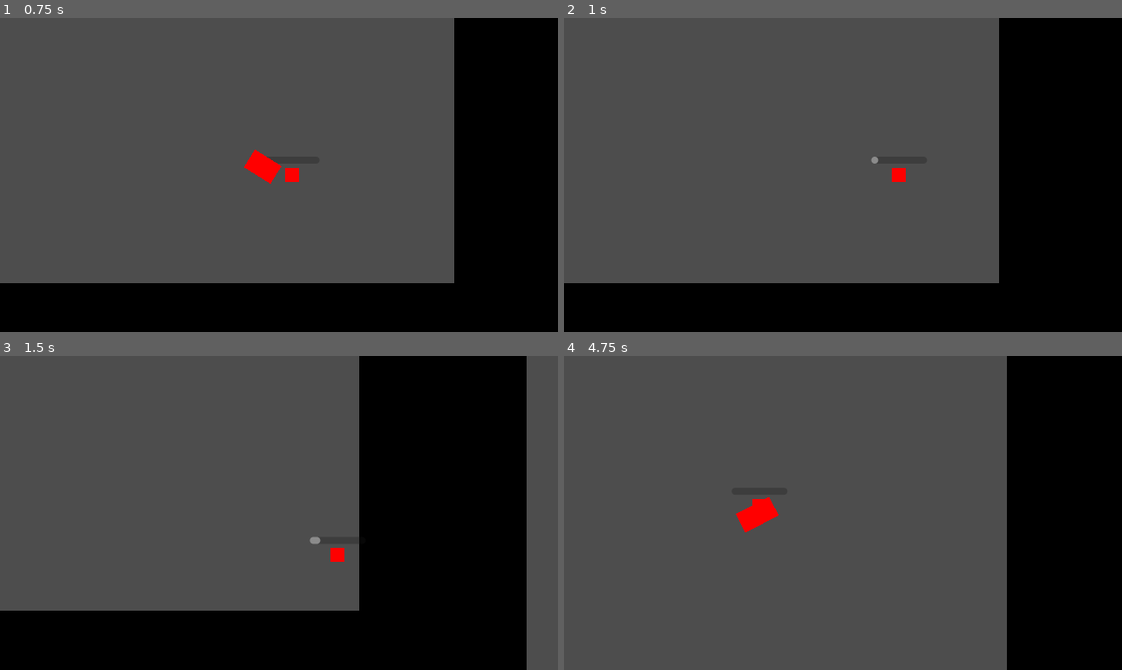
Above: before the commit, frames 1-4 (two rows, left to right).
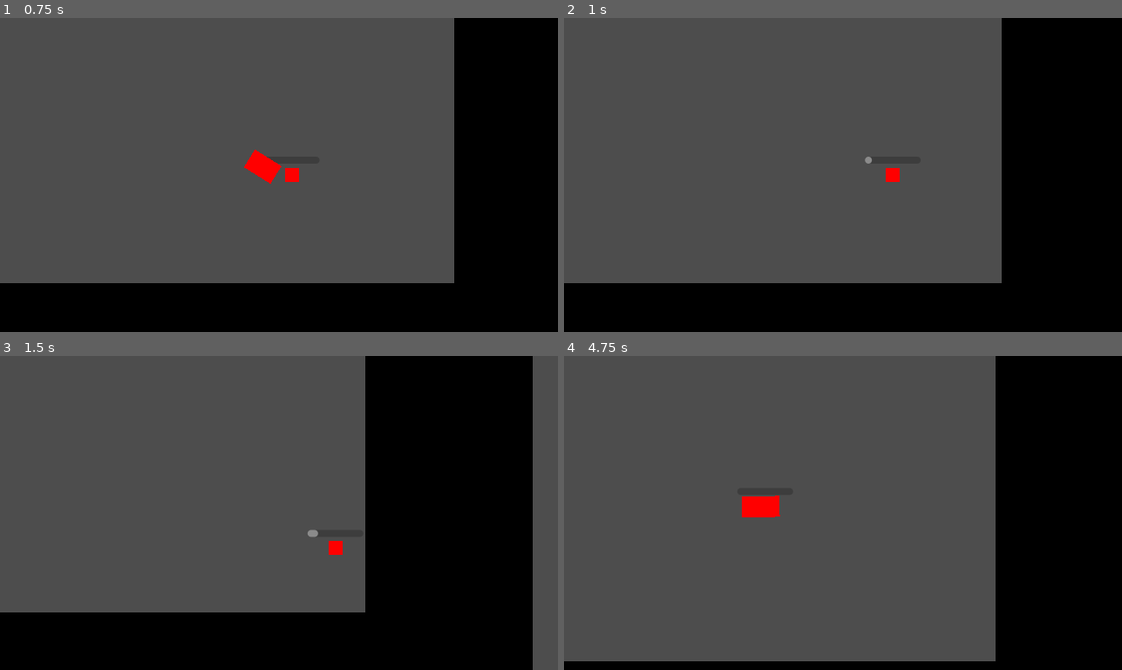
Above: after the commit, the same moments.

Repository: IanLum/square-game
Game: Godot game, scene res://src/main.tscn
Same seed, same stepped clock (60 frames per second), same inputs: the game is played once before the commit and once after it.
Inputs (mouse positions are in pixels of both pictures, inside the frame that each line leads up to):
- Up to frame 1 (0.75 s): tap Enter at 0.5 s; move the mouse to (401, 159) at 0.52 s; press the mouse at (401, 159) at 0.53 s; hold D (right) from 0.53 s (still down)
- Up to frame 2 (1 s): keep holding D (right); tap Space (utility) at 0.8 s
- Up to frame 3 (1.5 s): move the mouse to (167, 528) at 1.27 s; release D (right) at 1.28 s; release the mouse at (167, 528) at 1.28 s; hold S (down) from 1.28 s (still down); tap Space (utility) at 1.35 s
- Up to frame 4 (4.75 s): click (731, 528) at 1.55 s; move the mouse to (898, 443) at 2.02 s; release S (down) at 2.03 s; press the mouse at (898, 443) at 2.03 s; hold D (right) 2.03-2.78 s; tap Space (utility) at 2.3, 2.85, 3.8, 4.35 s; move the mouse to (815, 575) at 2.77 s; release the mouse at (815, 575) at 2.78 s; hold W (up) 2.78-3.53 s; click (815, 575) at 3.05 s; move the mouse to (1010, 560) at 3.52 s; press the mouse at (1010, 560) at 3.53 s; hold A (left) from 3.53 s (still down); move the mouse to (675, 465) at 4.27 s; release the mouse at (675, 465) at 4.28 s; click (675, 465) at 4.55 s

Frame 1 is identical in both runs. In frame 2, 0.5% of the frame differs, in the area x 53-79%, y 0-85%; in frame 3, 2.5%; in frame 4, 4.5%, in the area x 0-80%, y 0-100%.

Commit message:
slow when charging

Diff:
--- a/src/player/player.gd
+++ b/src/player/player.gd
@@ -6,6 +6,7 @@
 
 const MAX_CHARGE = 1.5
 const CHARGE_TIME = 1
+const CHARGE_SLOW = 0.5
 
 
 @onready var red_attack = preload("res://src/player/red_attack.tscn")
@@ -25,14 +26,19 @@
 
 
 func _physics_process(delta):
-	if Input.is_action_pressed("utility"):
+	var speed_mod = 1
+
+	if Input.is_action_pressed("utility") and charge != MAX_CHARGE:
 		charge += MAX_CHARGE / CHARGE_TIME * delta
+		speed_mod *= CHARGE_SLOW
+
+	if !attack_lag.is_stopped():
+		speed_mod *= ATTACK_SLOW
 
 	var direction = Vector2(
 		Input.get_axis("left", "right"), Input.get_axis("up", "down")
 	).normalized()
-	velocity = direction * SPEED
-	if !attack_lag.is_stopped(): velocity *= ATTACK_SLOW
+	velocity = direction * SPEED * speed_mod
 	move_and_slide()
 
 
